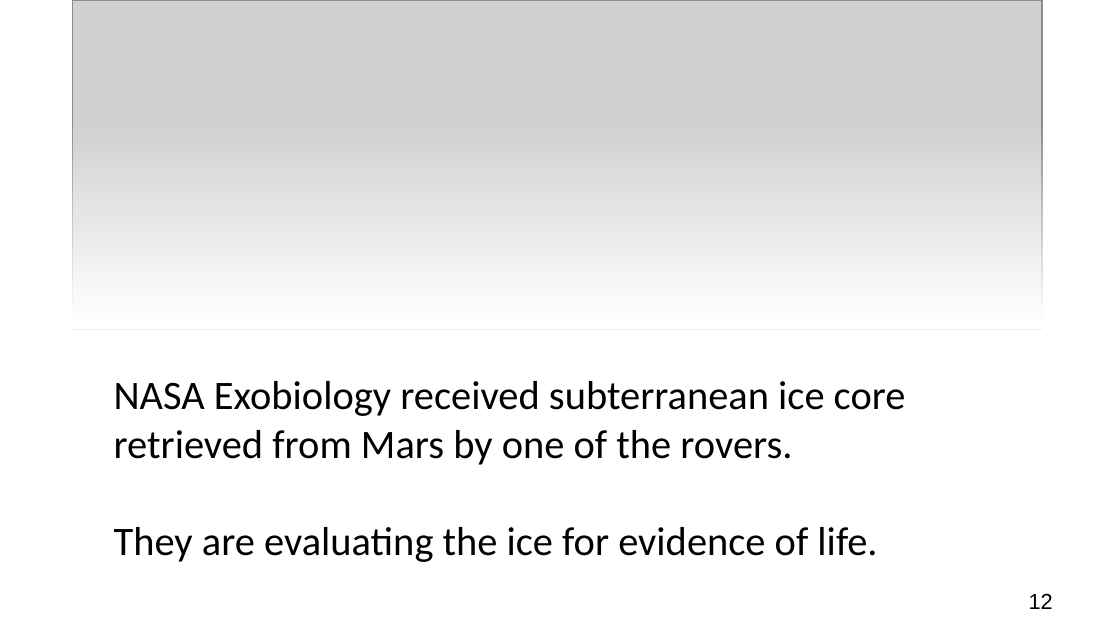
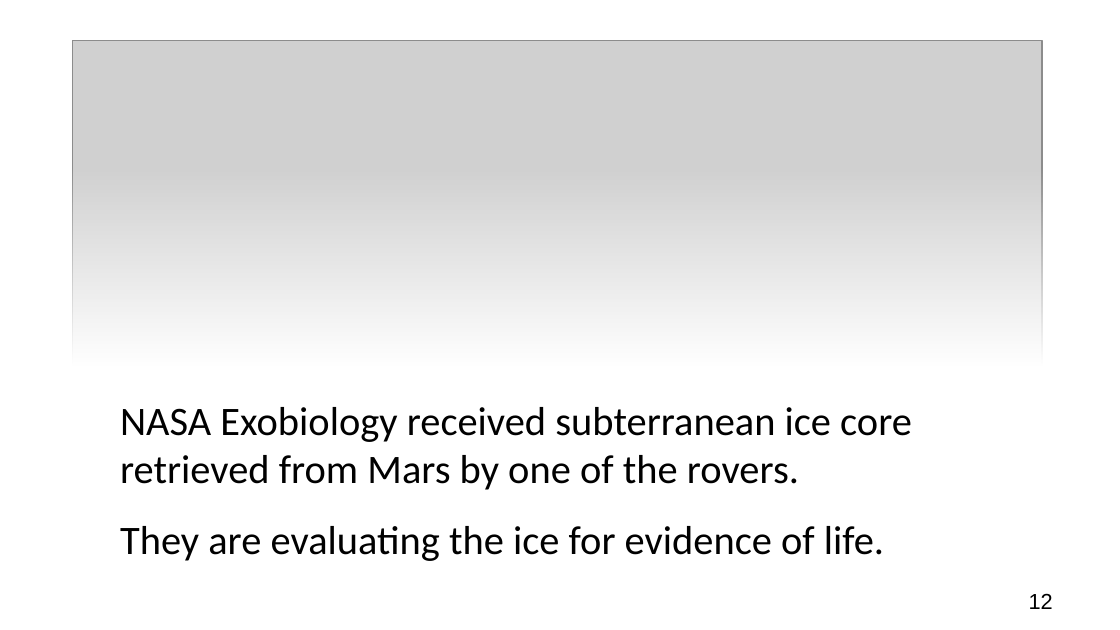
Before and after one commit to adanieljohnson/NTC2024, a slide deck: slide 12 of docs/downloads/Case-What_Is_Life_annotated.pptx. Drawn at 1120x630 pixels with LibreOffice and Linux fonts; fonts in the diff are those of the drawing; grey boxes stand for pictures. Boxes give left, top, right and bottom in pixels: in the first picture for what was removed or moved away, otherwise in the second. Text is boxed around its words. In the diff, an @@ line names an element or a change of style, - is before the commit and + after.

```diff
--- a/docs/downloads/Case-What_Is_Life_annotated.pptx
+++ b/docs/downloads/Case-What_Is_Life_annotated.pptx
@@ rectangle: place and size @@
-rectangle at box(11, 0, 1110, 329)
+rectangle at box(11, 46, 1110, 375)
@@ picture: place and size @@
-picture at box(72, 0, 1042, 329)
+picture at box(72, 40, 1042, 370)
@@ text "NASA Exobiology received subterranean ice ..." rewrapped from box(114, 381, 906, 562) to box(120, 407, 912, 561) @@
```
Also in this commit, not shown: 19 other slides changed, 1 slide added, 2 other files.
